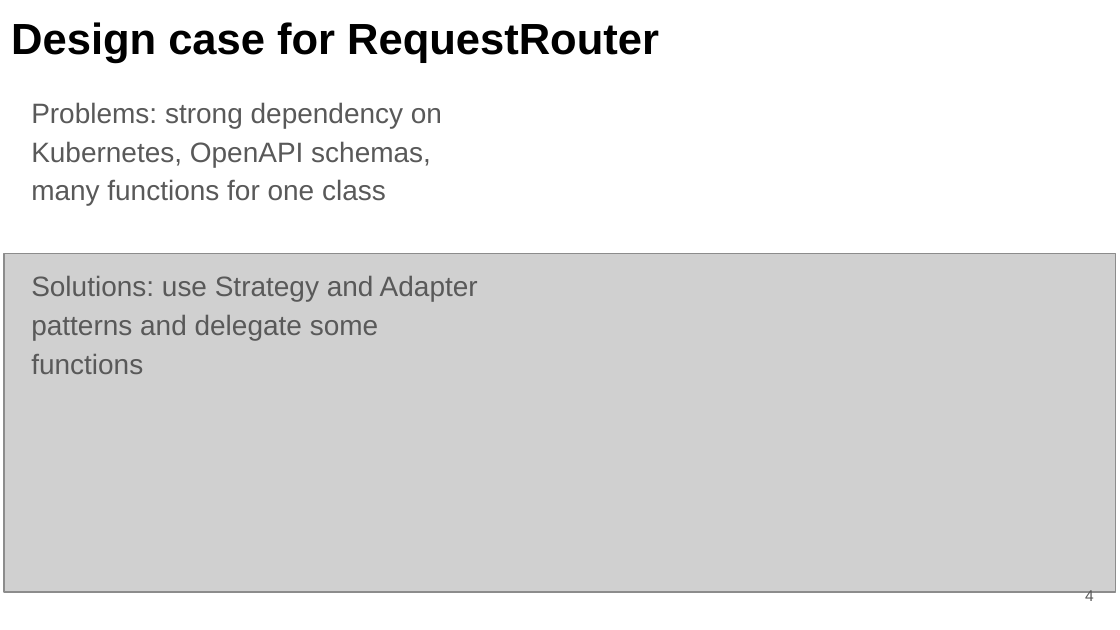
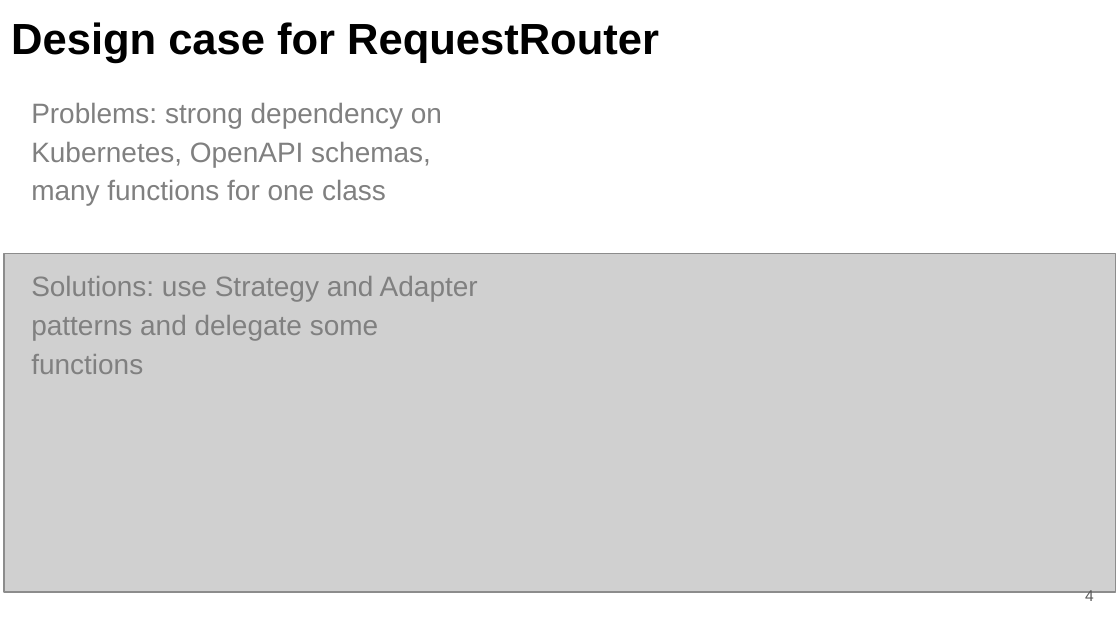
Before and after one commit to fanglores/Advanced-Software-Design, a slide deck: slide 4 of PracticeTasks/Module2/Task_12/Task_12.pptx. Drawn at 1120x630 pixels with LibreOffice and Linux fonts; fonts in the diff are those of the drawing; grey boxes stand for pictures. Boxes give left, top, right and bottom in pixels: in the first picture for what was removed or moved away, otherwise in the second. Text is boxed around its words. In the diff, an @@ line names an element or a change of style, - is before the commit and + after.

```diff
--- a/PracticeTasks/Module2/Task_12/Task_12.pptx
+++ b/PracticeTasks/Module2/Task_12/Task_12.pptx
@@ text "Problems: strong dependency on Kubernetes, ..." at (x1=31, y1=103, x2=478, y2=374): text colour #595959 to #808080 @@
```
Also in this commit, not shown: 1 other slide changed, 1 slide added, 1 slide removed, 1 other file.
